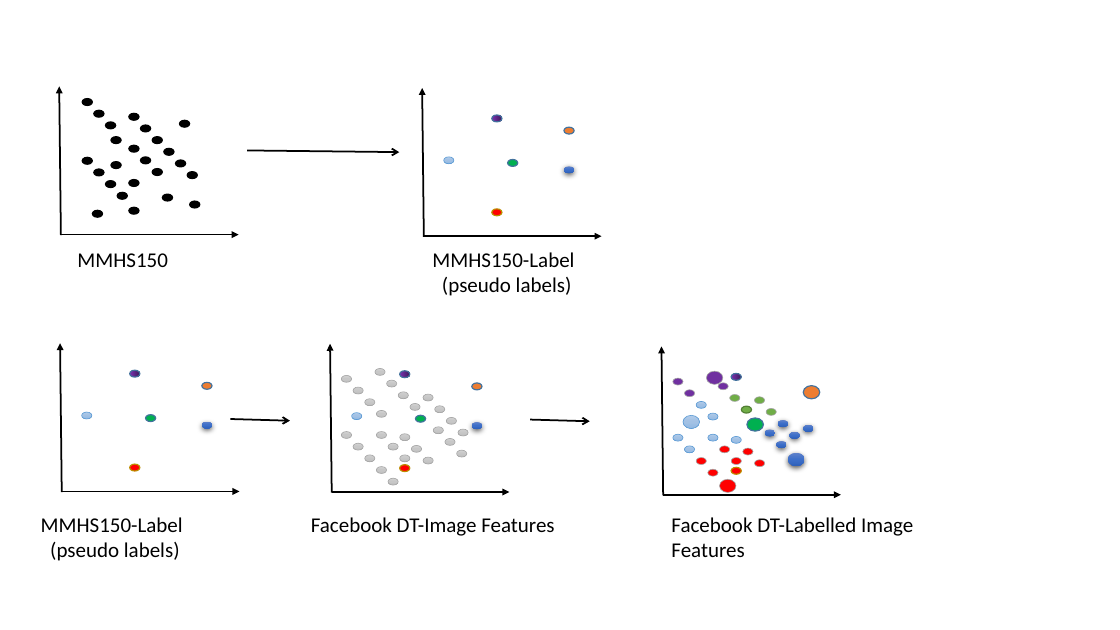
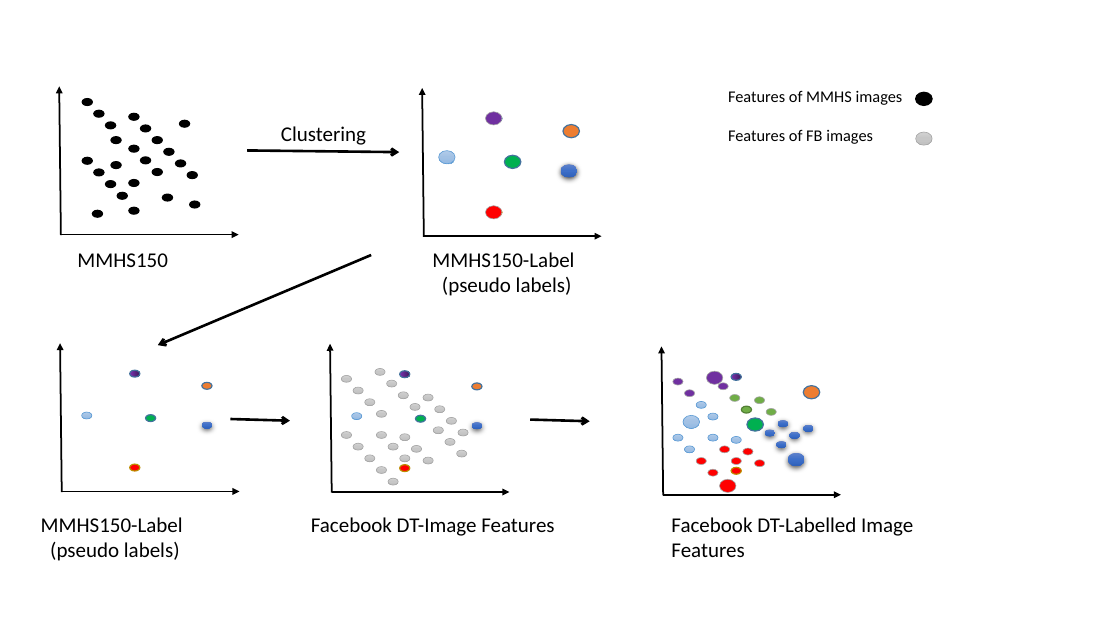
Before and after one commit to VarunBohara/Mini-Project-Documents, a slide deck: slide 3 of SSL1.pptx. Drawn at 1120x630 pixels with LibreOffice and Linux fonts; fonts in the diff are those of the drawing. Boxes give left, top, right and bottom in pixels: in the first picture for what was removed or moved away, otherwise in the second. Text is boxed around its words. In the diff, an @@ line names an element or a change of style, - is before the commit and + after.

```diff
--- a/SSL1.pptx
+++ b/SSL1.pptx
@@ ellipse added at (486, 112, 502, 125), fill #7030A0, outline #A5A5A5 0.5 pt @@
@@ text added at (728, 90, 903, 144), 14 pt, text #000000 @@
+Features of MMHS images
+Features of FB images
@@ ellipse added at (916, 92, 933, 106), fill #000000, outline #000000 1 pt @@
@@ text added at (281, 126, 366, 145), 18 pt, text #000000 @@
+Clustering
@@ ellipse added at (563, 124, 580, 138), fill #ED7D31, outline #43739E 1 pt @@
@@ ellipse added at (916, 132, 933, 145), fill gradient #D2D2D2 to #C8C8C8 to #C0C0C0, outline #A5A5A5 0.5 pt @@
@@ arrow (247, 150) - (399, 152): stroke #000000 1.5 pt to #000000 2.25 pt @@
@@ ellipse added at (439, 150, 455, 164), fill gradient #B1CBE9 to #A3C1E5 to #93B9E4, outline #5B9BD5 0.5 pt @@
@@ ellipse added at (504, 155, 521, 169), fill #00B050, outline #43739E 1 pt @@
@@ ellipse added at (561, 165, 578, 178), fill gradient #6183CB to #3E70CA to #3062BB @@
@@ ellipse added at (486, 206, 502, 219), fill #FF0000, outline #A5A5A5 0.5 pt @@
@@ arrow added from (371, 255) to (158, 345), #000000 2.25 pt @@
@@ arrow (230, 419) - (290, 421): stroke #000000 1.5 pt to #000000 2.25 pt @@
@@ arrow (530, 420) - (590, 422): stroke #000000 1.5 pt to #000000 2.25 pt @@
```
